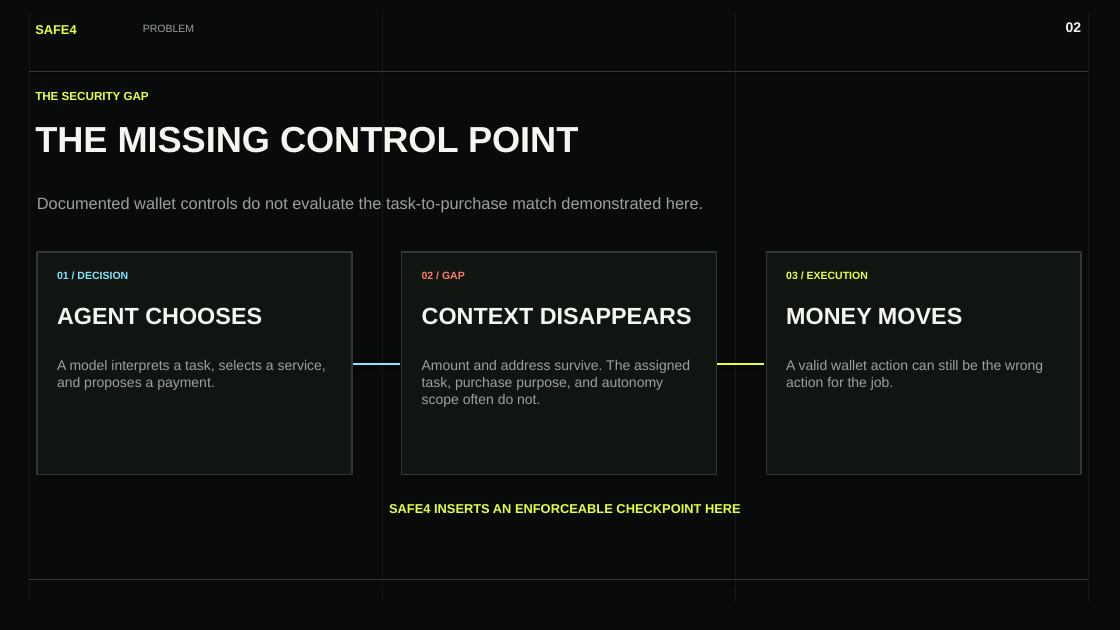
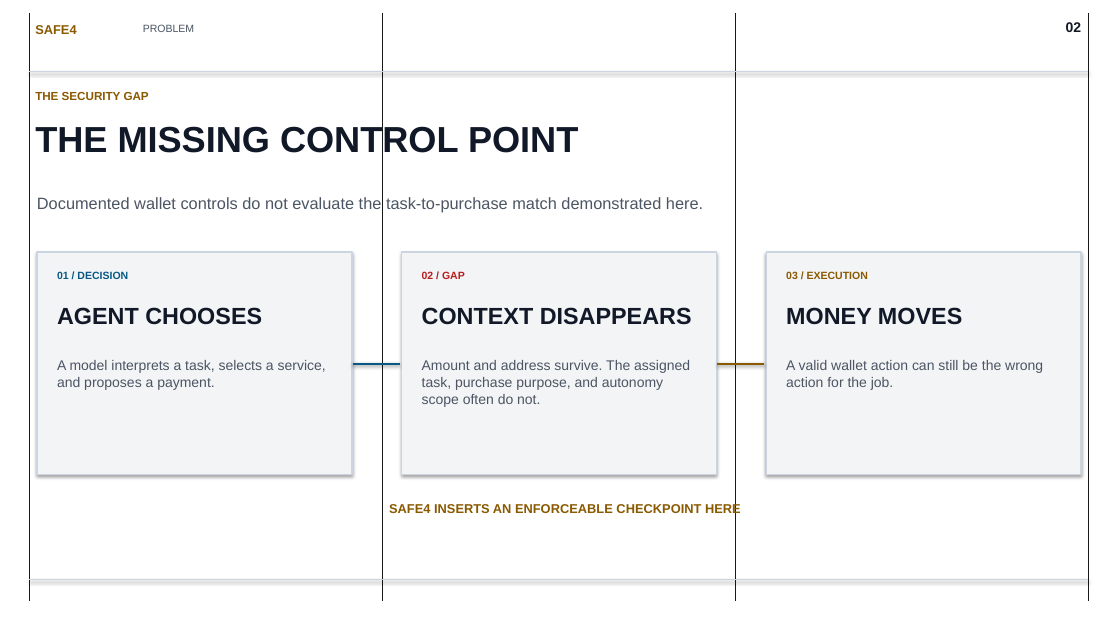
Before and after one commit to Safe4AI/safe4-arc-demo, a slide deck: slide 2 of artifacts/Safe4_Encode_Arc_Deck.pptx. Drawn at 1120x630 pixels with LibreOffice and Linux fonts; fonts in the diff are those of the drawing. Boxes give left, top, right and bottom in pixels: in the first picture for what was removed or moved away, otherwise in the second. Text is boxed around its words. In the diff, an @@ line names an element or a change of style, - is before the commit and + after.

```diff
--- a/artifacts/Safe4_Encode_Arc_Deck.pptx
+++ b/artifacts/Safe4_Encode_Arc_Deck.pptx
@@ background #090B0A to #FFFFFF @@
@@ line (29, 71) - (1088, 71): stroke #313A32 0.8 pt to #CBD5E1 0.8 pt @@
@@ text "01 / DECISION" at (x1=57, y1=271, x2=128, y2=279): text colour #7FE8FF to #075985 @@
@@ text "02 / GAP" at (x1=422, y1=271, x2=465, y2=279): text colour #FF7A68 to #B91C1C @@
@@ fill #111512 to #F3F4F6; outline #313A32 1 pt to #CBD5E1 1 pt in 3 elements at (x1=37, y1=252, x2=352, y2=475), (x1=402, y1=252, x2=717, y2=475), (x1=766, y1=252, x2=1081, y2=475) @@
@@ text colour #F4F6F0 to #111827 in 5 elements at (x1=1066, y1=22, x2=1082, y2=32), (x1=35, y1=123, x2=578, y2=158), (x1=57, y1=307, x2=262, y2=325), (x1=422, y1=307, x2=692, y2=325), (x1=786, y1=307, x2=962, y2=325) @@
@@ text colour #99A39A to #4B5563 in 5 elements at (x1=143, y1=24, x2=194, y2=32), (x1=37, y1=197, x2=703, y2=213), (x1=57, y1=360, x2=326, y2=390), (x1=422, y1=360, x2=690, y2=407), (x1=786, y1=360, x2=1043, y2=390) @@
@@ line (353, 364) - (400, 364): stroke #7FE8FF 2 pt to #075985 2 pt @@
@@ line (718, 364) - (765, 364): stroke #E8FF3F 2 pt to #8A5A00 2 pt @@
@@ text colour #E8FF3F to #8A5A00 in 4 elements at (x1=35, y1=25, x2=76, y2=34), (x1=35, y1=92, x2=149, y2=100), (x1=786, y1=271, x2=868, y2=279), (x1=389, y1=503, x2=741, y2=516) @@
@@ line (29, 580) - (1088, 580): stroke #313A32 0.8 pt to #CBD5E1 0.8 pt @@
```
Also in this commit, not shown: 9 other slides changed, 9 other files.
